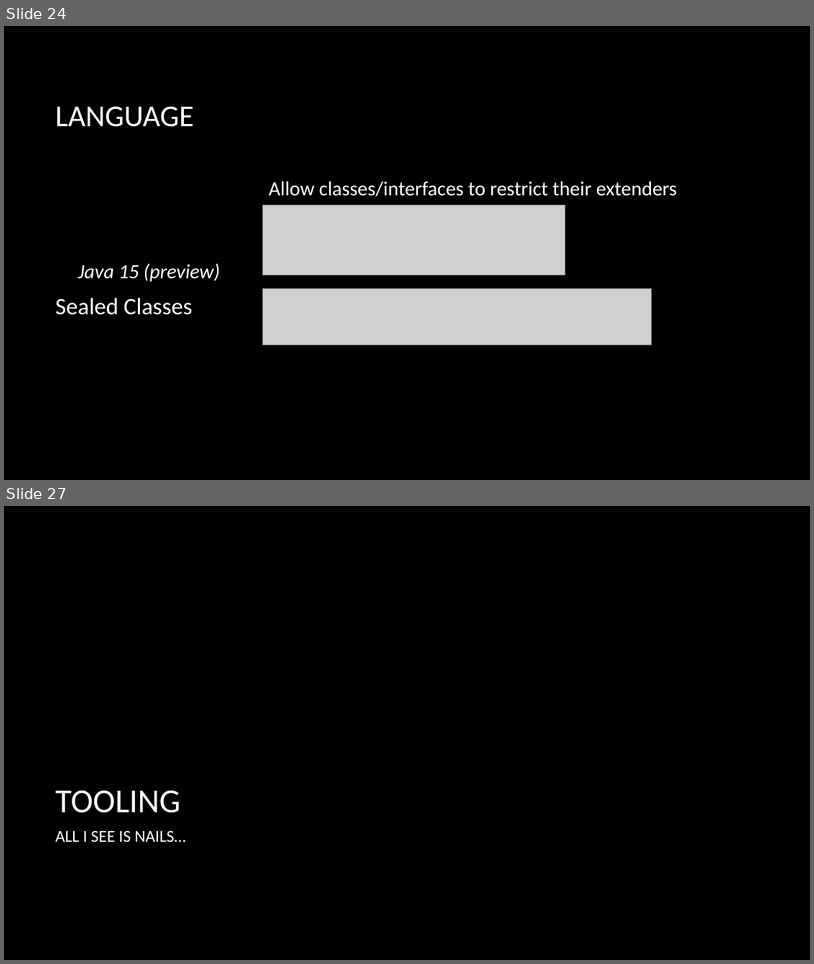
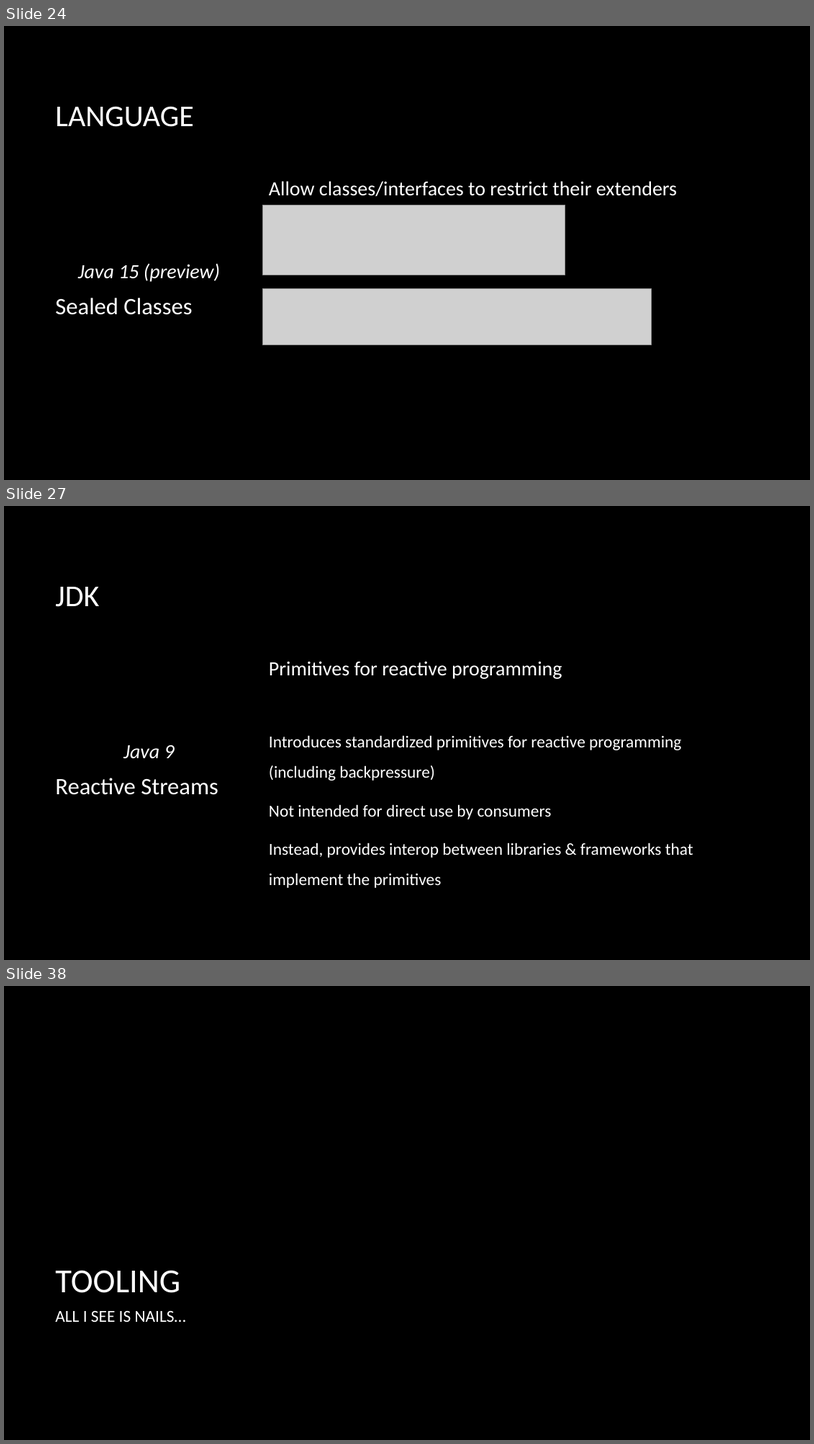
Before and after one commit to macdaddyaz/modern-java, a slide deck: Java 9 and up.pptx. Shown one above the other, each under a label of ours: slides 24 and 27 before the commit, slides 24, 27 and 38 after it; the slides between them are not shown. The pictures are 814x964 and 814x1444 pixels, drawn with LibreOffice and Linux fonts; fonts in the diff are those of the drawing; grey boxes stand for pictures; background and template pictures are left out. Boxes give left, top, right and bottom in pixels: in the first picture for what was removed or moved away, otherwise in the second. Text is boxed around its words. In the diff, an @@ line names an element or a change of style, - is before the commit and + after.

```diff
--- a/Java 9 and up.pptx
+++ b/Java 9 and up.pptx
@@ slide 27 added at (x1=4, y1=506, x2=810, y2=960), background picture (left out) @@
@@ title added at (x1=55, y1=587, x2=99, y2=607), 36 pt, text #FFFFFF @@
+JDK
@@ text added at (x1=269, y1=661, x2=694, y2=888), 20 pt, text #FFFFFF @@
+Primitives for reactive programming
+Introduces standardized primitives for reactive programming (including backpressure)
+Not intended for direct use by consumers
+Instead, provides interop between libraries & frameworks that implement the primitives
@@ text added at (x1=55, y1=745, x2=219, y2=795), 28 pt, text #FFFFFF @@
+Java 9
+Reactive Streams
@@ what was slide 27 is now slide 38 @@
```
Also in this commit, not shown: 4 slides changed, 10 other slides added.
